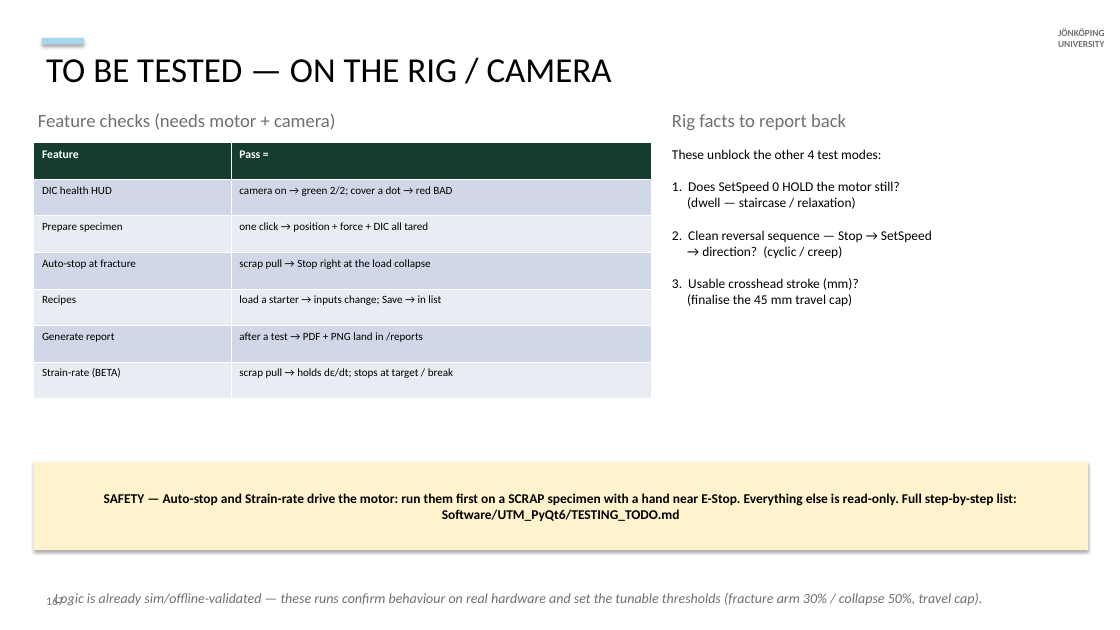
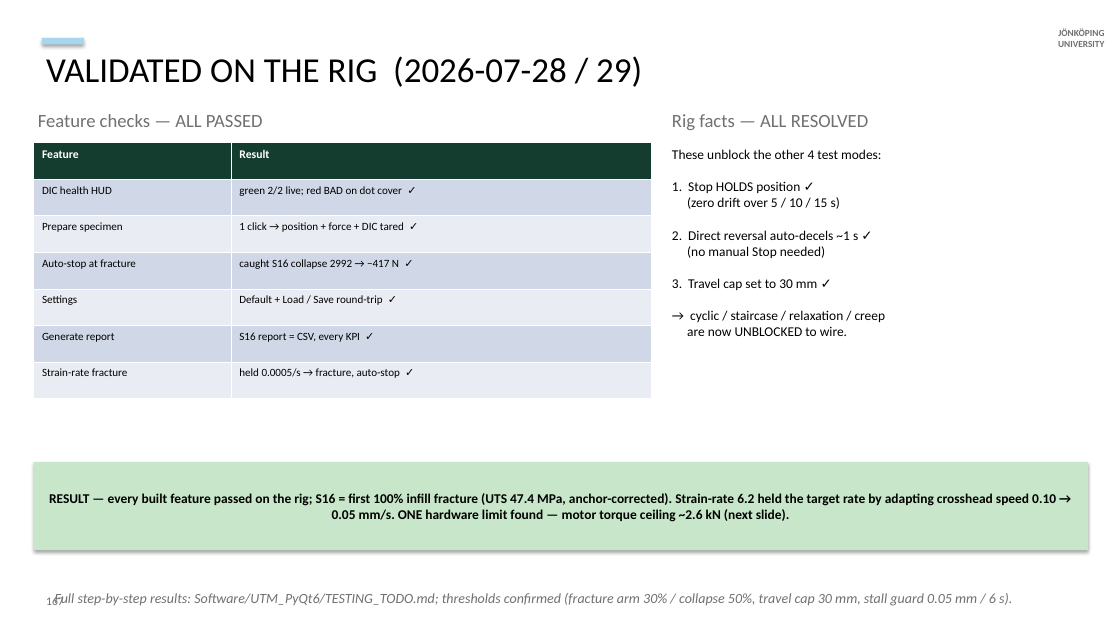
Before and after one commit to cenmir/UTM, a slide deck: slide 27 of V6a_8_6_20_slides.pptx. Drawn at 1120x630 pixels with LibreOffice and Linux fonts; fonts in the diff are those of the drawing. Boxes give left, top, right and bottom in pixels: in the first picture for what was removed or moved away, otherwise in the second. Text is boxed around its words. In the diff, an @@ line names an element or a change of style, - is before the commit and + after.

```diff
--- a/V6a_8_6_20_slides.pptx
+++ b/V6a_8_6_20_slides.pptx
@@ text at <box>46,56,642,87</box>: text changed @@
-TO BE TESTED — ON THE RIG / CAMERA
+VALIDATED ON THE RIG (2026-07-28 / 29)
@@ text at <box>38,114,263,127</box>: text changed @@
-Feature checks (needs motor + camera)
+Feature checks — ALL PASSED
@@ text at <box>672,114,868,130</box>: text changed @@
-Rig facts to report back
+Rig facts — ALL RESOLVED
@@ table at <box>34,143,651,399</box> @@
-row 1, column 2: Pass =
+row 1, column 2: Result
-row 2, column 2: camera on → green 2/2; cover a dot → red BAD
+row 2, column 2: green 2/2 live; red BAD on dot cover ✓
-row 3, column 2: one click → position + force + DIC all tared
+row 3, column 2: 1 click → position + force + DIC tared ✓
-row 4, column 2: scrap pull → Stop right at the load collapse
+row 4, column 2: caught S16 collapse 2992 → −417 N ✓
-row 5, column 1: Recipes
+row 5, column 1: Settings
-row 5, column 2: load a starter → inputs change; Save → in list
+row 5, column 2: Default + Load / Save round-trip ✓
-row 6, column 2: after a test → PDF + PNG land in /reports
+row 6, column 2: S16 report = CSV, every KPI ✓
-row 7, column 1: Strain-rate (BETA)
+row 7, column 1: Strain-rate fracture
-row 7, column 2: scrap pull → holds dε/dt; stops at target / break
+row 7, column 2: held 0.0005/s → fracture, auto-stop ✓
@@ text at <box>672,149,886,336</box>: text changed @@
-These unblock the other 4 test modes:
-1. Does SetSpeed 0 HOLD the motor still?
-(dwell — staircase / relaxation)
-2. Clean reversal sequence — Stop → SetSpeed
-→ direction? (cyclic / creep)
-3. Usable crosshead stroke (mm)?
-(finalise the 45 mm travel cap)
+These unblock the other 4 test modes:
+1. Stop HOLDS position ✓
+(zero drift over 5 / 10 / 15 s)
+2. Direct reversal auto-decels ~1 s ✓
+(no manual Stop needed)
+3. Travel cap set to 30 mm ✓
+→ cyclic / staircase / relaxation / creep
+are now UNBLOCKED to wire.
@@ rectangle "RESULT — every built feature ..." at <box>34,462,1088,550</box>: fill #FFF3CD to #C8E6C9 @@
@@ text in rectangle at <box>49,493,1056,522</box>: text changed @@
-SAFETY — Auto-stop and Strain-rate drive the motor: run them first on a SCRAP specimen with a hand near E-Stop. Everything else is read-only. Full step-by-step list: Software/UTM_PyQt6/TESTING_TODO.md
+RESULT — every built feature passed on the rig; S16 = first 100% infill fracture (UTS 47.4 MPa, anchor-corrected). Strain-rate 6.2 held the target rate by adapting crosshead speed 0.10 → 0.05 mm/s. ONE hardware limit found — motor torque ceiling ~2.6 kN (next slide).
@@ text at <box>55,593,1012,606</box>: text changed @@
-Logic is already sim/offline-validated — these runs confirm behaviour on real hardware and set the tunable thresholds (fracture arm 30% / collapse 50%, travel cap).
+Full step-by-step results: Software/UTM_PyQt6/TESTING_TODO.md; thresholds confirmed (fracture arm 30% / collapse 50%, travel cap 30 mm, stall guard 0.05 mm / 6 s).
```
Also in this commit, not shown: 3 other slides changed, 2 other files.
